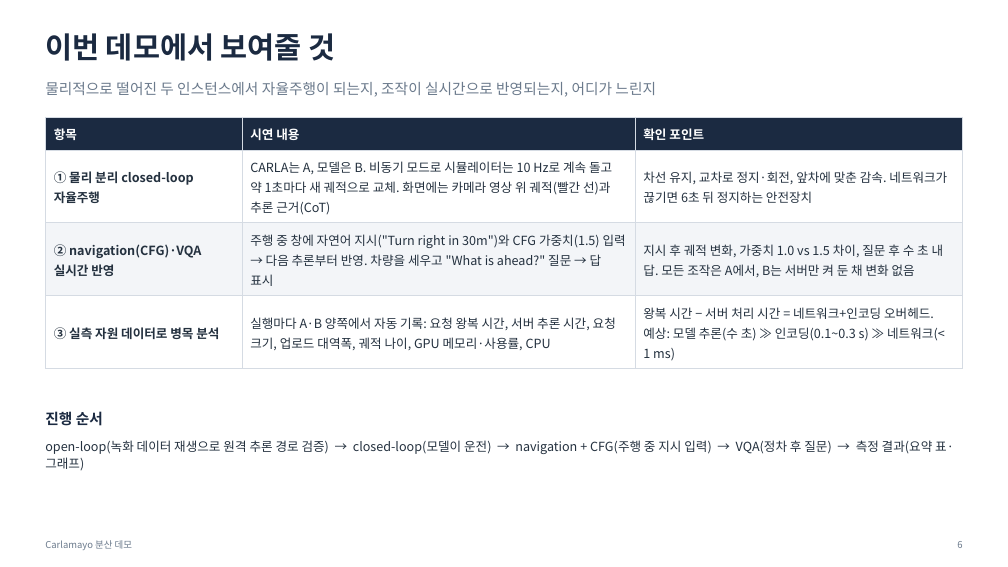
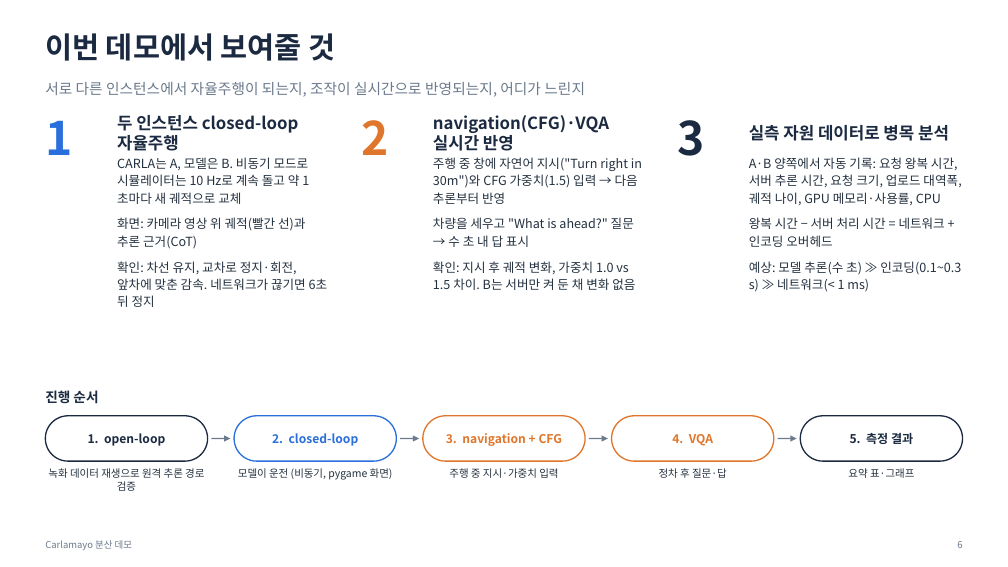
Before and after one commit to JwonMoon/carlamayo-my-distributed, a slide deck: slide 6 of docs/distributed/demo-overview-short.pptx. Drawn at 1008x567 pixels with LibreOffice and Linux fonts; fonts in the diff are those of the drawing. Boxes give left, top, right and bottom in pixels: in the first picture for what was removed or moved away, otherwise in the second. Text is boxed around its words. In the diff, an @@ line names an element or a change of style, - is before the commit and + after.

```diff
--- a/docs/distributed/demo-overview-short.pptx
+++ b/docs/distributed/demo-overview-short.pptx
@@ text at (45,82,585,97): text changed @@
-물리적으로 떨어진 두 인스턴스에서 자율주행이 되는지, 조작이 실시간으로 반영되는지, 어디가 느린지
+서로 다른 인스턴스에서 자율주행이 되는지, 조작이 실시간으로 반영되는지, 어디가 느린지
@@ table removed at (45,117,963,365), 4 rows, 3 columns @@
-항목 | 시연 내용 | 확인 포인트
-① 물리 분리 closed-loop 자율주행 | CARLA는 A, 모델은 B. 비동기 모드로 시뮬레이터는 10 Hz로 계속 돌고 약 1초마다 새 궤적으로 교체. 화면에는 카메라 영상 위 궤적(빨간 선)과 추론 근거(CoT) | 차선 유지, 교차로 정지·회전, 앞차에 맞춘 감속. 네트워크가 끊기면 6초 뒤 정지하는 안전장치
-② navigation(CFG)·VQA 실시간 반영 | 주행 중 창에 자연어 지시("Turn right in 30m")와 CFG 가중치(1.5) 입력 → 다음 추론부터 반영. 차량을 세우고 "What is ahead?" 질문 → 답 표시 | 지시 후 궤적 변화, 가중치 1.0 vs 1.5 차이, 질문 후 수 초 내 답. 모든 조작은 A에서, B는 서버만 켜 둔 채 변화 없음
-③ 실측 자원 데이터로 병목 분석 | 실행마다 A·B 양쪽에서 자동 기록: 요청 왕복 시간, 서버 추론 시간, 요청 크기, 업로드 대역폭, 궤적 나이, GPU 메모리·사용률, CPU | 왕복 시간 − 서버 처리 시간 = 네트워크+인코딩 오버헤드. 예상: 모델 추론(수 초) ≫ 인코딩(0.1~0.3 s) ≫ 네트워크(< 1 ms)
@@ text added at (117,115,299,151), 16 pt, text #1B2A41, bold @@
+두 인스턴스 closed-loop 자율주행
@@ text added at (433,115,609,151), 16 pt, text #1B2A41, bold @@
+navigation(CFG)·VQA 실시간 반영
@@ text added at (45,120,72,155), 44 pt, text #2A6FDB, bold @@
+1
@@ text added at (361,120,388,155), 44 pt, text #E0762B, bold @@
+2
@@ text added at (677,120,704,156), 44 pt, text #1B2A41, bold @@
+3
@@ text added at (749,125,949,141), 16 pt, text #1B2A41, bold @@
+실측 자원 데이터로 병목 분석
@@ text at (117,157,328,307): text changed @@
-open-loop(녹화 데이터 재생으로 원격 추론 경로 검증) → closed-loop(모델이 운전) → navigation + CFG(주행 중 지시 입력) → VQA(정차 후 질문) → 측정 결과(요약 표·그래프)
+CARLA는 A, 모델은 B. 비동기 모드로 시뮬레이터는 10 Hz로 계속 돌고 약 1초마다 새 궤적으로 교체
+화면: 카메라 영상 위 궤적(빨간 선)과 추론 근거(CoT)
+확인: 차선 유지, 교차로 정지·회전, 앞차에 맞춘 감속. 네트워크가 끊기면 6초 뒤 정지
@@ text added at (433,157,642,290), 12 pt, text #24313F @@
+주행 중 창에 자연어 지시("Turn right in 30m")와 CFG 가중치(1.5) 입력 → 다음 추론부터 반영
+차량을 세우고 "What is ahead?" 질문 → 수 초 내 답 표시
+확인: 지시 후 궤적 변화, 가중치 1.0 vs 1.5 차이. B는 서버만 켜 둔 채 변화 없음
@@ text added at (749,157,961,292), 12 pt, text #24313F @@
+A·B 양쪽에서 자동 기록: 요청 왕복 시간, 서버 추론 시간, 요청 크기, 업로드 대역폭, 궤적 나이, GPU 메모리·사용률, CPU
+왕복 시간 − 서버 처리 시간 = 네트워크 + 인코딩 오버헤드
+예상: 모델 추론(수 초) ≫ 인코딩(0.1~0.3 s) ≫ 네트워크(< 1 ms)
@@ text "진행 순서": place and size @@
-text "진행 순서" at (45,411,103,426)
+text "진행 순서" at (45,390,98,404)
@@ text "진행 순서" at (45,390,98,404): size 14 to 13 pt; vertical alignment middle to top @@
@@ rounded rectangle added at (45,416,208,461), fill #FFFFFF, outline #1B2A41 1.25 pt @@
@@ rounded rectangle added at (234,416,397,461), fill #FFFFFF, outline #2A6FDB 1.25 pt @@
@@ rounded rectangle added at (423,416,585,461), fill #FFFFFF, outline #E0762B 1.25 pt @@
@@ rounded rectangle added at (612,416,774,461), fill #FFFFFF, outline #E0762B 1.25 pt @@
@@ rounded rectangle added at (801,416,963,461), fill #FFFFFF, outline #1B2A41 1.25 pt @@
@@ text added at (88,433,165,446), 11.5 pt, text #1B2A41, bold @@
+1. open-loop
@@ arrow added from (212, 439) to (231, 439), #6B7A8C 1.25 pt @@
@@ text added at (272,433,359,446), 11.5 pt, text #2A6FDB, bold @@
+2. closed-loop
@@ arrow added from (400, 439) to (419, 439), #6B7A8C 1.25 pt @@
@@ text added at (446,433,563,446), 11.5 pt, text #E0762B, bold @@
+3. navigation + CFG
@@ arrow added from (589, 439) to (608, 439), #6B7A8C 1.25 pt @@
@@ text added at (672,434,713,446), 11.5 pt, text #E0762B, bold @@
+4. VQA
@@ arrow added from (778, 439) to (797, 439), #6B7A8C 1.25 pt @@
@@ text added at (850,433,913,444), 11.5 pt, text #1B2A41, bold @@
+5. 측정 결과
@@ text added at (48,468,204,491), 10 pt, text #24313F @@
+녹화 데이터 재생으로 원격 추론 경로 검증
@@ text added at (238,468,393,480), 10 pt, text #24313F @@
+모델이 운전 (비동기, pygame 화면)
@@ text added at (449,468,558,478), 10 pt, text #24313F @@
+주행 중 지시·가중치 입력
@@ text added at (659,468,727,478), 10 pt, text #24313F @@
+정차 후 질문·답
@@ text added at (848,468,914,478), 10 pt, text #24313F @@
+요약 표·그래프
```
Also in this commit, not shown: 3 other slides changed, 1 slide added, 1 slide removed, 2 other files.
